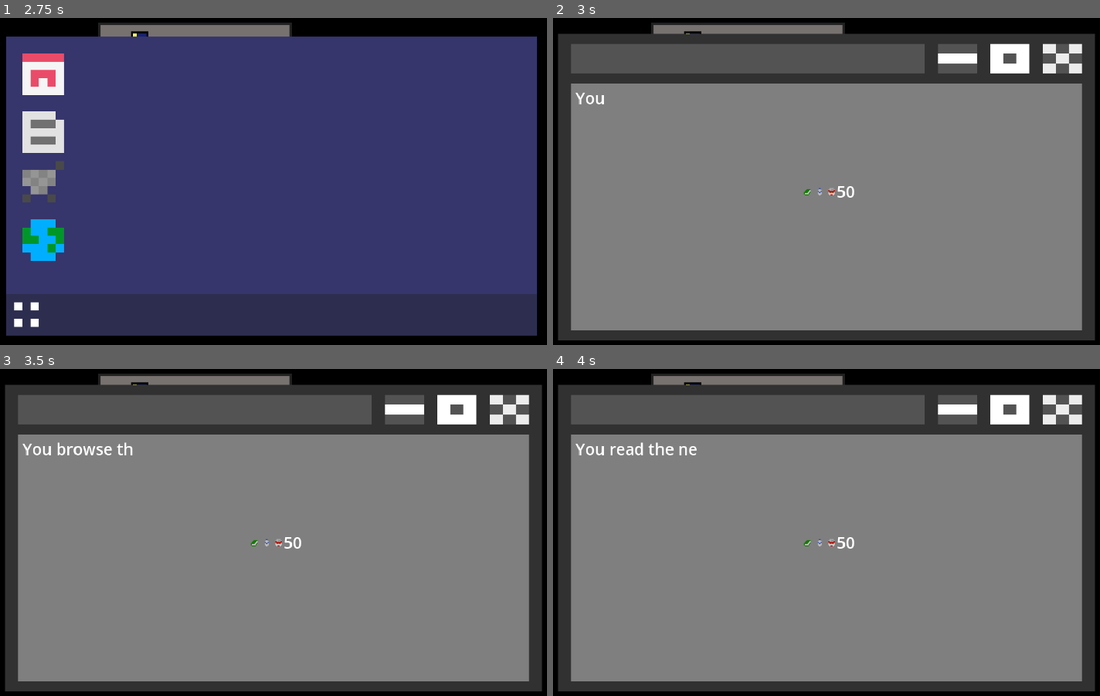
Above: before the commit, frames 1-4 (two rows, left to right).
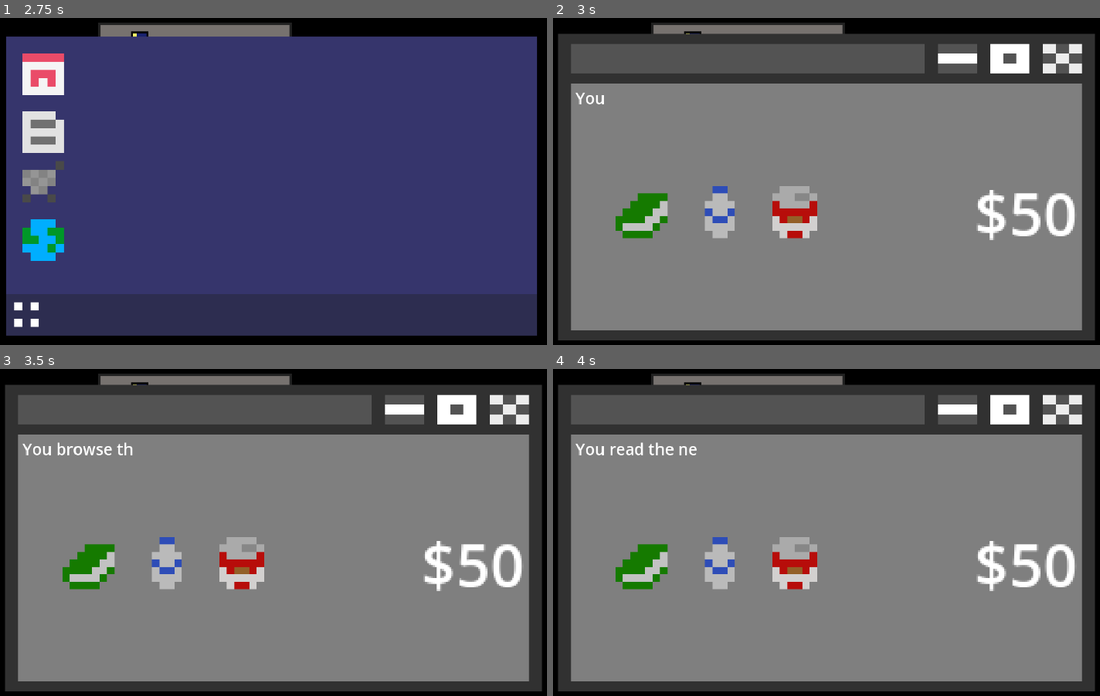
Above: after the commit, the same moments.

Repository: M00N2/gamejamtest
Game: Godot game, scene res://world.tscn
Same seed, same stepped clock (60 frames per second), same inputs: the game is played once before the commit and once after it.
Inputs (mouse positions are in pixels of both pictures, inside the frame that each line leads up to):
- Up to frame 1 (2.75 s): tap Enter at 0.5 s; hold D (move_right) 0.53-1.28 s; hold E (interact) 0.53-1.28 s; hold S (move_down) 1.28-2.03 s; tap E (interact) at 1.35 s; hold D (move_right) from 2.03 s (still down); hold E (interact) from 2.03 s (still down)
- Up to frame 2 (3 s): release D (move_right) at 2.75 s; release E (interact) at 2.75 s; click (602, 184) at 2.75 s
- Up to frame 3 (3.5 s): no input
- Up to frame 4 (4 s): click (596, 588) at 3.5 s

Frame 1 is identical in both runs. In frame 2, 4.2% of the frame differs, in the area x 11-96%, y 51-68%; in frame 3, 4.2%; in frame 4, 4.2%.

Commit message:
finished computer

Diff:
--- a/assets/interactions_components/computer_interaction/computer.gd
+++ b/assets/interactions_components/computer_interaction/computer.gd
@@ -30,7 +30,7 @@
 	interactable.interact = _on_interact
 	action_label.scale = Vector2(0.12, 0.12)
 	action_panel.visible = false
-	Shop.scale = Vector2(0.12, 0.12)
+	Shop.scale = Vector2(0.9, 0.9)
 	Shop.visible = false
 
 	#exit
@@ -52,6 +52,10 @@
 	book_button.pressed.connect(func(): _buy_item("book", bcost))
 
 	action_close.pressed.connect(_close_action_panel)
+
+func _close_action_panel() -> void:
+	action_panel.visible = false
+	Shop.visible = false
 
 func show_action_message(message: String) -> void:
 	action_label.text = message
@@ -99,8 +103,8 @@
 				Stats.add_bad_path(2)
 		action_panel.visible = true
 	else:
-		_close_action_panel()
-		_close_shop()
+		Shop.visible = false
+		action_panel.visible = false
 		_close_computerS()
 
 func _open_shop() -> void:
@@ -118,27 +122,7 @@
 	_show_money()
 
 func _show_money()-> void:
-	money_label.text = str(Stats.money)
-
-
-func _affordable(item):
-	match item:
-		"food":
-			if Stats.money >= 40:
-				return true
-			else:
-				return false
-		"water":
-			if Stats.money >= 40:
-				return true
-			else:
-				return false
-		"book":
-			if Stats.money >= 60:
-				return true
-			else:
-				return false
-
+	money_label.text = ("$" + str(Stats.money))
 
 func _process(delta: float) -> void:
 	if desktop_ui.visible and Input.is_action_just_pressed("exit"):
@@ -148,30 +132,22 @@
 	_open_computer()
 
 func _open_computer() -> void:
-
 	desktop_ui.visible = true
 	Input.set_mouse_mode(Input.MOUSE_MODE_VISIBLE)
 	get_tree().paused = true
 	desktop_ui.process_mode = Node.PROCESS_MODE_ALWAYS
 
-func _close_shop():
+func _close_computer() -> void:
 	Shop.visible = false
 	action_panel.visible = false
-
-func _close_action_panel() -> void:
-	action_panel.visible = false
-
-func _close_computer() -> void:
-	_close_action_panel()
-	_close_shop()
 	desktop_ui.visible = false
 	Input.set_mouse_mode(Input.MOUSE_MODE_HIDDEN)
 	get_tree().paused = false
 	desktop_ui.process_mode = Node.PROCESS_MODE_INHERIT
 
 func _close_computerS() -> void:
-	_close_action_panel()
-	_close_shop()
+	Shop.visible = false
+	action_panel.visible = false
 	desktop_ui.visible = false
 	Input.set_mouse_mode(Input.MOUSE_MODE_HIDDEN)
 	get_tree().paused = false
--- a/stats.gd
+++ b/stats.gd
@@ -8,7 +8,7 @@
 var money: int = 50
 
 # Hidden stats
-var action_points: int = 7
+var action_points: int = 9
 var good_path_points: int = 0
 var bad_path_points: int = 0
 
@@ -48,7 +48,7 @@
 	elif happiness <= 0:
 		food_consumption = 6
 		water_consumption = 8
-		action_points = 6
+		action_points = 8
 
 	# Deduct resources
 	food -= food_consumption
@@ -62,7 +62,7 @@
 
 	# Refresh actions for next day
 	if happiness > 0:
-		action_points = 7
+		action_points = 9
 
 	# Delivery handling
 	if Delivery.size() > 0:
--- a/world.tscn
+++ b/world.tscn
@@ -114,6 +114,7 @@
 offset_top = -3.0
 offset_right = -24.5349
 offset_bottom = 3.0
+tooltip_text = "Shop"
 texture_normal = ExtResource("15_bc84e")
 
 [node name="news" type="TextureButton" parent="desktop_ui/desktop"]
@@ -121,6 +122,7 @@
 offset_top = 3.53488
 offset_right = -25.0
 offset_bottom = 8.53488
+tooltip_text = "News"
 texture_normal = ExtResource("12_ikiii")
 
 [node name="game" type="TextureButton" parent="desktop_ui/desktop"]
@@ -128,6 +130,7 @@
 offset_top = -16.0
 offset_right = -25.0
 offset_bottom = -11.0
+tooltip_text = "Game"
 texture_normal = ExtResource("13_cbp6q")
 
 [node name="work" type="TextureButton" parent="desktop_ui/desktop"]
@@ -135,6 +138,7 @@
 offset_top = -9.30233
 offset_right = -25.0
 offset_bottom = -4.30233
+tooltip_text = "Work"
 texture_normal = ExtResource("14_26xuy")
 
 [node name="ExitButton" type="Button" parent="desktop_ui/desktop"]
@@ -144,6 +148,7 @@
 offset_right = -23.6279
 offset_bottom = 21.2558
 scale = Vector2(0.6, 0.6)
+tooltip_text = "close"
 
 [node name="ActionPanel" type="Control" parent="desktop_ui/desktop"]
 layout_mode = 3
@@ -178,6 +183,7 @@
 offset_right = 33.814
 offset_bottom = -10.1396
 scale = Vector2(0.7, 0.7)
+tooltip_text = "close"
 
 [node name="Shop" type="Control" parent="desktop_ui/desktop"]
 layout_mode = 3
@@ -188,33 +194,42 @@
 
 [node name="money" type="Label" parent="desktop_ui/desktop/Shop"]
 layout_mode = 0
-offset_left = 12.4884
-offset_top = -5.93021
-offset_right = 30.4884
-offset_bottom = 17.0698
+offset_left = 19.5116
+offset_top = -1.81395
+offset_right = 37.5116
+offset_bottom = 21.186
+scale = Vector2(0.5, 0.5)
+tooltip_text = "you have:"
+mouse_filter = 0
 
 [node name="food" type="TextureButton" parent="desktop_ui/desktop/Shop"]
 layout_mode = 0
-offset_left = 3.6977
-offset_top = 2.2326
-offset_right = 10.6977
-offset_bottom = 9.2326
+offset_left = -6.53485
+offset_top = 0.139578
+offset_right = 0.465147
+offset_bottom = 7.13958
+tooltip_text = "+1 food
+-$40"
 texture_normal = ExtResource("17_wjb0r")
 
 [node name="water" type="TextureButton" parent="desktop_ui/desktop/Shop"]
 layout_mode = 0
-offset_left = -8.093
-offset_top = 2.4651
-offset_right = -1.093
-offset_bottom = 9.4651
+offset_left = -16.9302
+offset_top = -0.325598
+offset_right = -9.93021
+offset_bottom = 6.6744
+tooltip_text = "+2 water
+-$40"
 texture_normal = ExtResource("18_mc2jv")
 
 [node name="books" type="TextureButton" parent="desktop_ui/desktop/Shop"]
 layout_mode = 0
-offset_left = -20.5581
-offset_top = 2.2326
-offset_right = -13.5581
-offset_bottom = 9.2326
+offset_left = -28.2325
+offset_top = -0.325539
+offset_right = -21.2325
+offset_bottom = 6.67446
+tooltip_text = "+1 book
+-$60"
 texture_normal = ExtResource("19_bo7i5")
 
 [node name="RoomBorder" type="StaticBody2D" parent="."]
